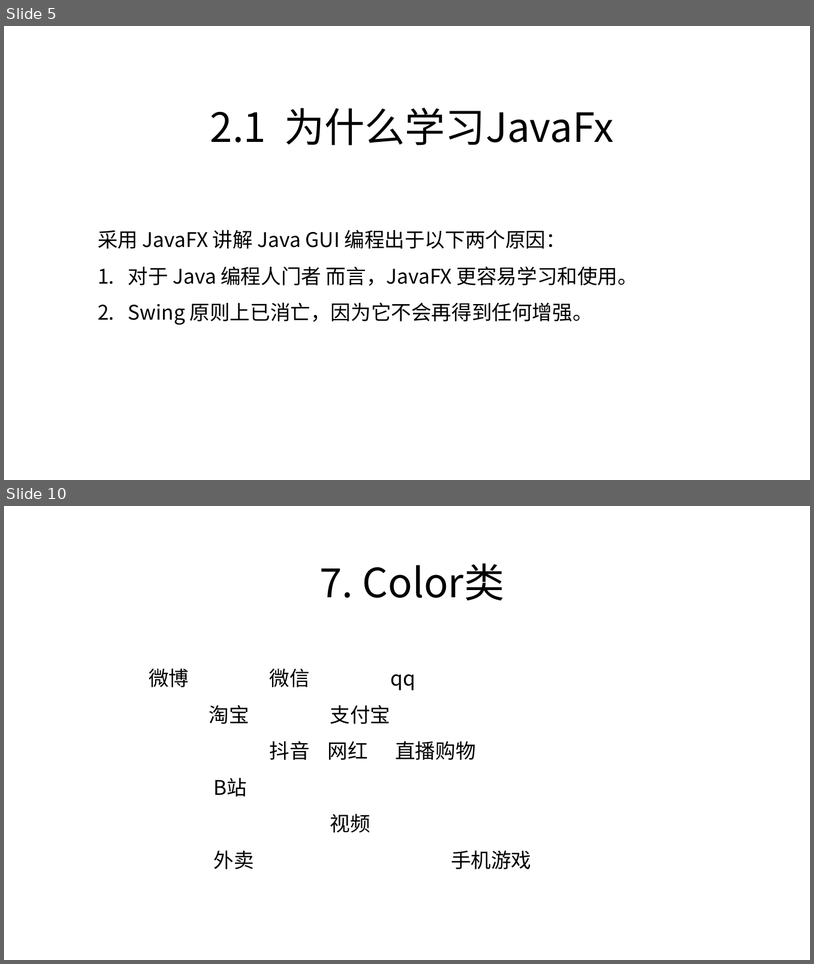
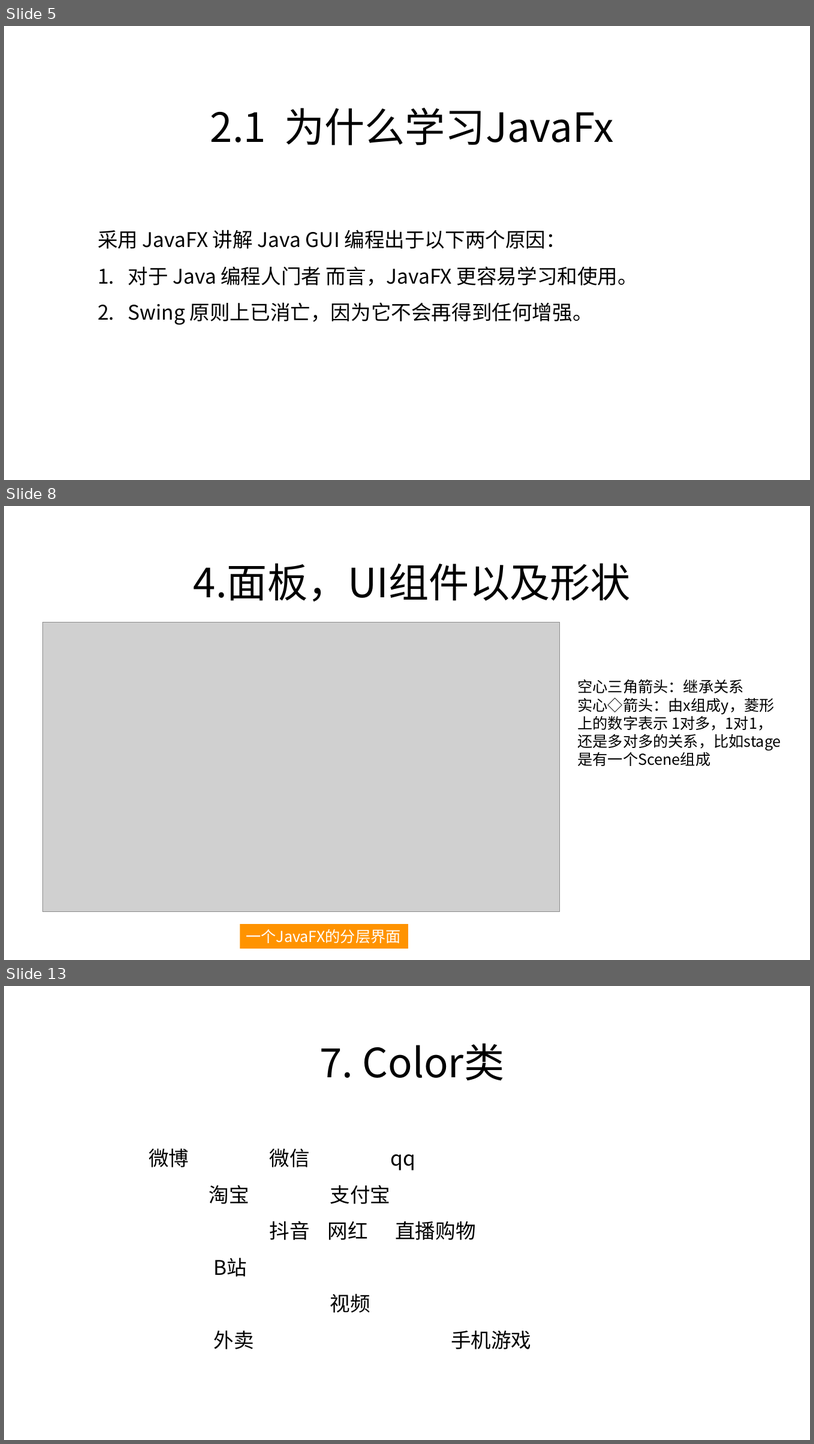
Before and after one commit to zjyesir/hmc_java_1, a slide deck: ppt/19. 图形化编程.pptx. Shown one above the other, each under a label of ours: slides 5 and 10 before the commit, slides 5, 8 and 13 after it; the slides between them are not shown. The pictures are 814x964 and 814x1444 pixels, drawn with LibreOffice and Linux fonts; fonts in the diff are those of the drawing; grey boxes stand for pictures; background and template pictures are left out. Boxes give left, top, right and bottom in pixels: in the first picture for what was removed or moved away, otherwise in the second. Text is boxed around its words. In the diff, an @@ line names an element or a change of style, - is before the commit and + after.

```diff
--- a/ppt/19. 图形化编程.pptx
+++ b/ppt/19. 图形化编程.pptx
@@ slide 8 added at (4, 506, 810, 960), background picture (left out) @@
@@ text added at (194, 563, 631, 601), 48 pt, text #000000 @@
+4.面板，UI组件以及形状
@@ picture added at (43, 622, 561, 912) @@
@@ text added at (578, 679, 782, 750), 18 pt, text #000000 @@
+空心三角箭头：继承关系
+实心◇箭头：由x组成y，菱形上的数字表示 1对多，1对1，还是多对多的关系，比如stage是有一个Scene组成
@@ rectangle added at (240, 924, 408, 948), fill #FF9300, 18 pt, text #FFFFFF @@
+一个JavaFX的分层界面
@@ what was slide 10 is now slide 13 @@
```
Also in this commit, not shown: 2 slides changed, 4 other slides added, 2 slides removed.
